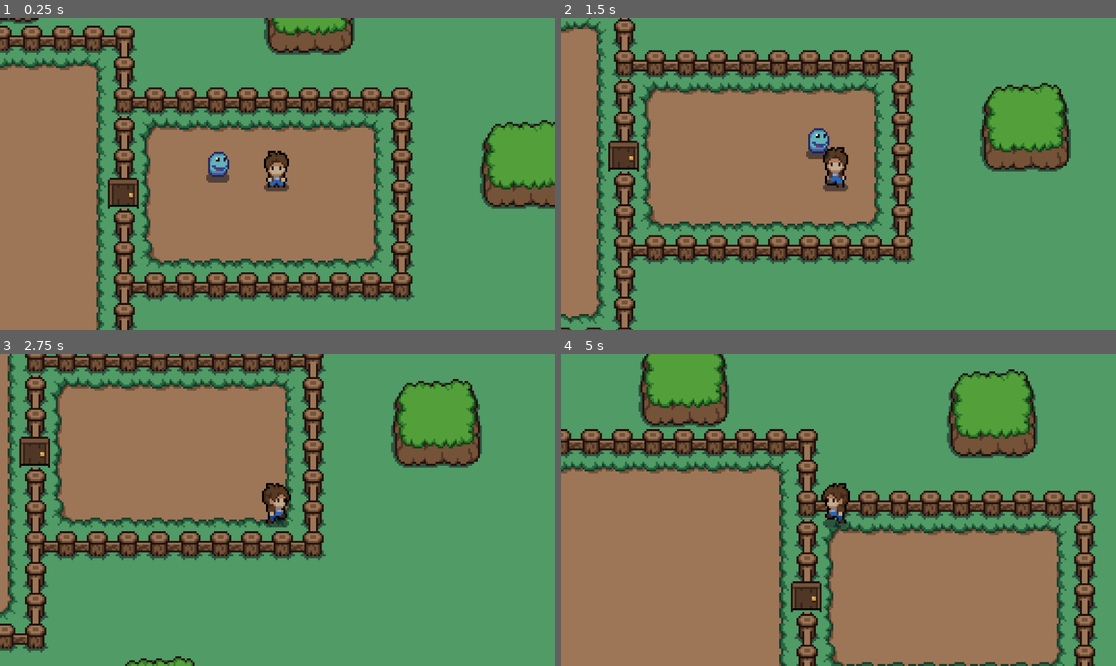
Above: before the commit, frames 1-4 (two rows, left to right).
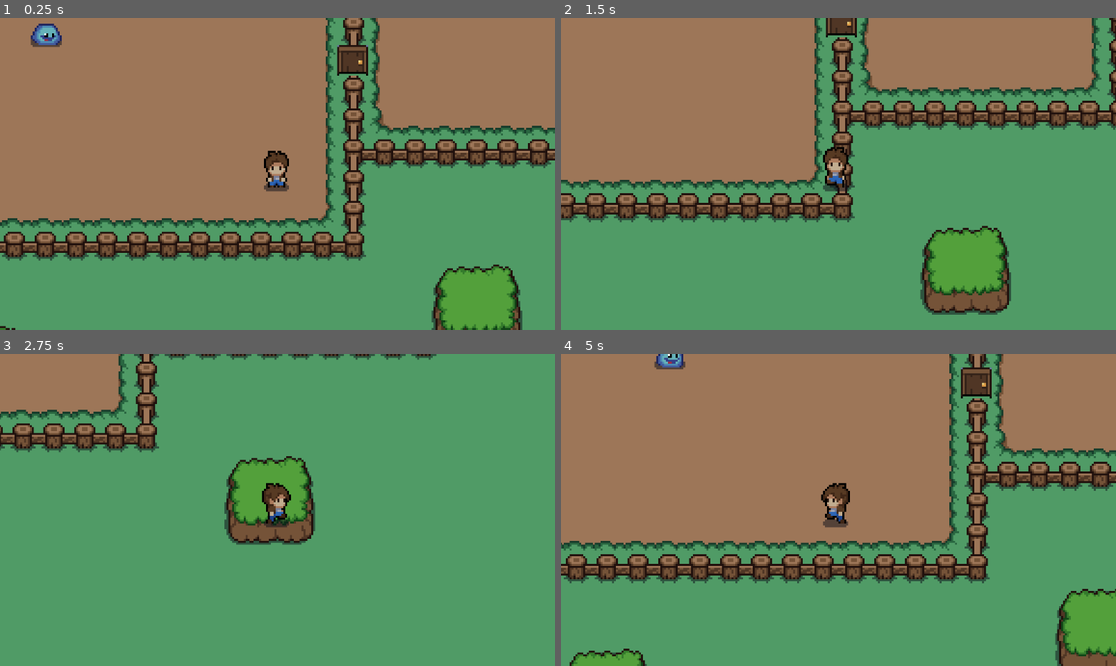
Above: after the commit, the same moments.

Repository: natphaan/calgaryhacks2024-topic3
Game: Godot game, scene res://scenes/world.tscn
Two runs of this game, one before a commit and one after it. Both use one fixed random seed, a clock stepped at 60 frames per second and the inputs below.
Inputs:
- Up to frame 1 (0.25 s): no input
- Up to frame 2 (1.5 s): hold Right (ui_right) 0.53-1.28 s; tap E (attack) at 0.6, 1.35 s; hold Down (ui_down) from 1.28 s (still down)
- Up to frame 3 (2.75 s): release Down (ui_down) at 2.03 s; hold Right (ui_right) from 2.03 s (still down); tap E (attack) at 2.1 s
- Up to frame 4 (5 s): release Right (ui_right) at 2.78 s; hold Up (ui_up) 2.78-3.53 s; tap E (attack) at 2.85, 3.6, 4.35 s; hold Left (ui_left) from 3.53 s (still down)

The runs differ from the first frame. In frame 1, 63% of the frame differs, in the area x 0-100%, y 0-100%; in frame 2, 52%; in frame 3, 38%; in frame 4, 83%.

Commit message:
decreased tracker radius slime and slime health.

Diff:
--- a/scenes/slime.tscn
+++ b/scenes/slime.tscn
@@ -5,7 +5,7 @@
 [sub_resource type="GDScript" id="GDScript_11kox"]
 script/source = "extends CharacterBody2D
 
-var speed = 25
+var speed = 200
 var player_chase = false
 var player = null
 var health = 100
@@ -206,7 +206,7 @@
 }]
 
 [sub_resource type="CircleShape2D" id="CircleShape2D_0vqc1"]
-radius = 86.977
+radius = 58.2151
 
 [sub_resource type="CircleShape2D" id="CircleShape2D_itpw6"]
 radius = 6.08276
--- a/scenes/world.tscn
+++ b/scenes/world.tscn
@@ -620,7 +620,7 @@
 
 [node name="player" parent="." instance=ExtResource("7_t2faq")]
 y_sort_enabled = false
-position = Vector2(-7, -2)
+position = Vector2(-126, 67)
 
 [node name="Slime" parent="." instance=ExtResource("10_72m00")]
-position = Vector2(-62, -8)
+position = Vector2(-246, -7)
